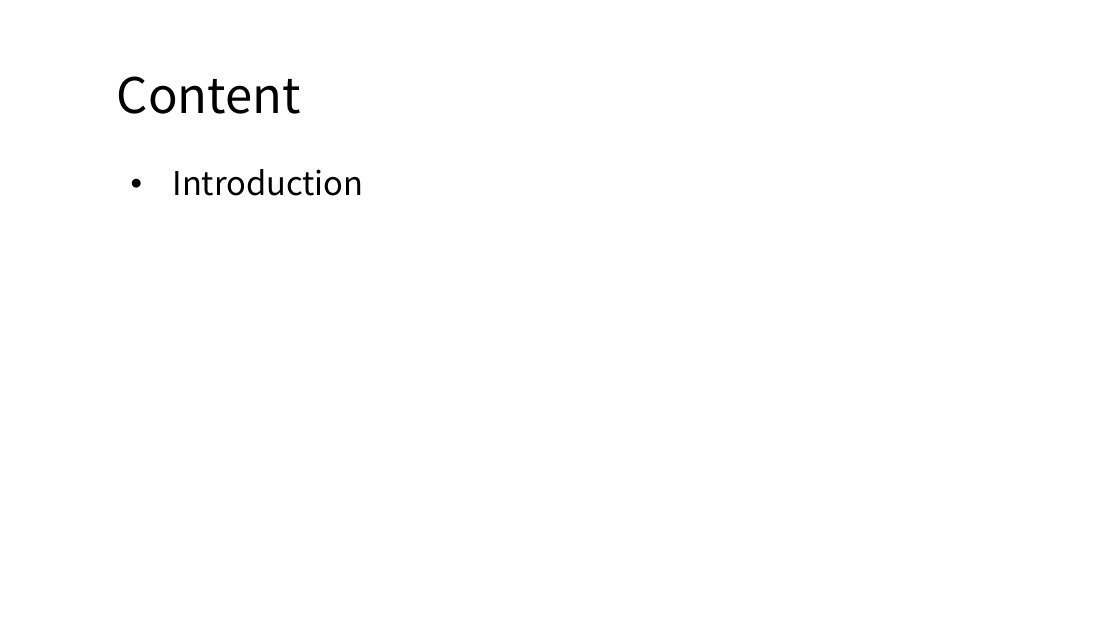
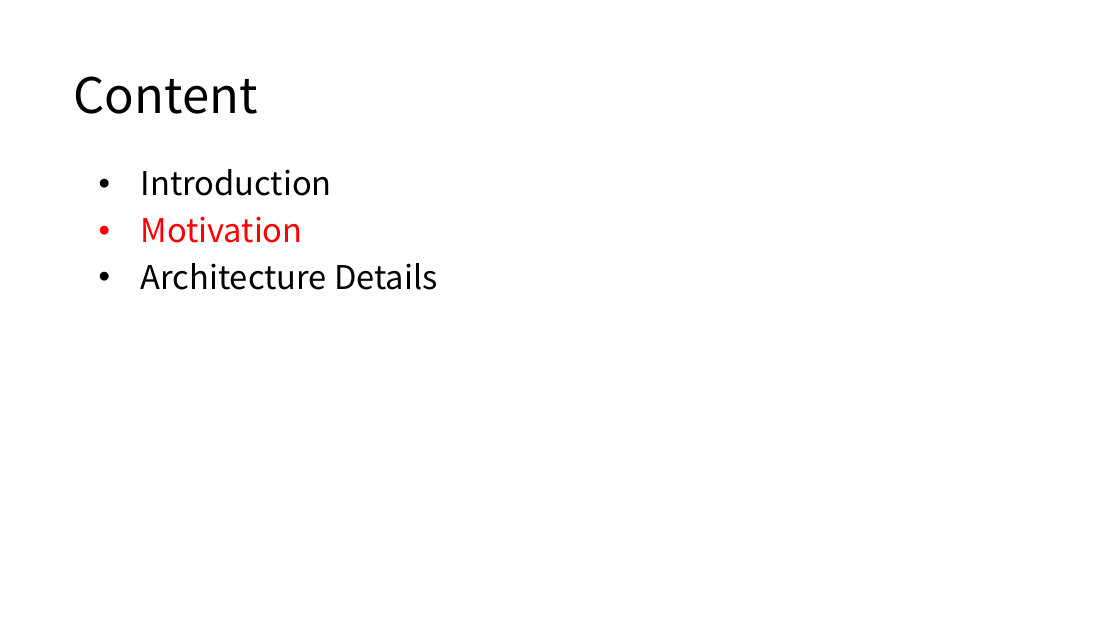
Before and after one commit to CHIANGEL/Learning-GAN, a slide deck: slide 5 of Presentation/A Style-Based Generator Architecture for Generative Adversarial Networks/A Style-Based Generator Architecture for Generative Adversarial Networks.pptx. Drawn at 1120x630 pixels with LibreOffice and Linux fonts; fonts in the diff are those of the drawing. Boxes give left, top, right and bottom in pixels: in the first picture for what was removed or moved away, otherwise in the second. Text is boxed around its words. In the diff, an @@ line names an element or a change of style, - is before the commit and + after.

Commit message:
update slide of pre

```diff
--- a/Presentation/A Style-Based Generator Architecture for Generative Adversarial Networks/A Style-Based Generator Architecture for Generative Adversarial Networks.pptx
+++ b/Presentation/A Style-Based Generator Architecture for Generative Adversarial Networks/A Style-Based Generator Architecture for Generative Adversarial Networks.pptx
@@ title "Content" at (x1=74, y1=76, x2=258, y2=114): alignment centre to left @@
@@ subtitle at (x1=141, y1=169, x2=332, y2=196): alignment centre to left @@
@@ subtitle at (x1=141, y1=216, x2=438, y2=290): paragraphs added @@
+• Motivation
+• Architecture Details
```
Also in this commit, not shown: 1 other slide changed, 16 slides added, 1 slide removed.
